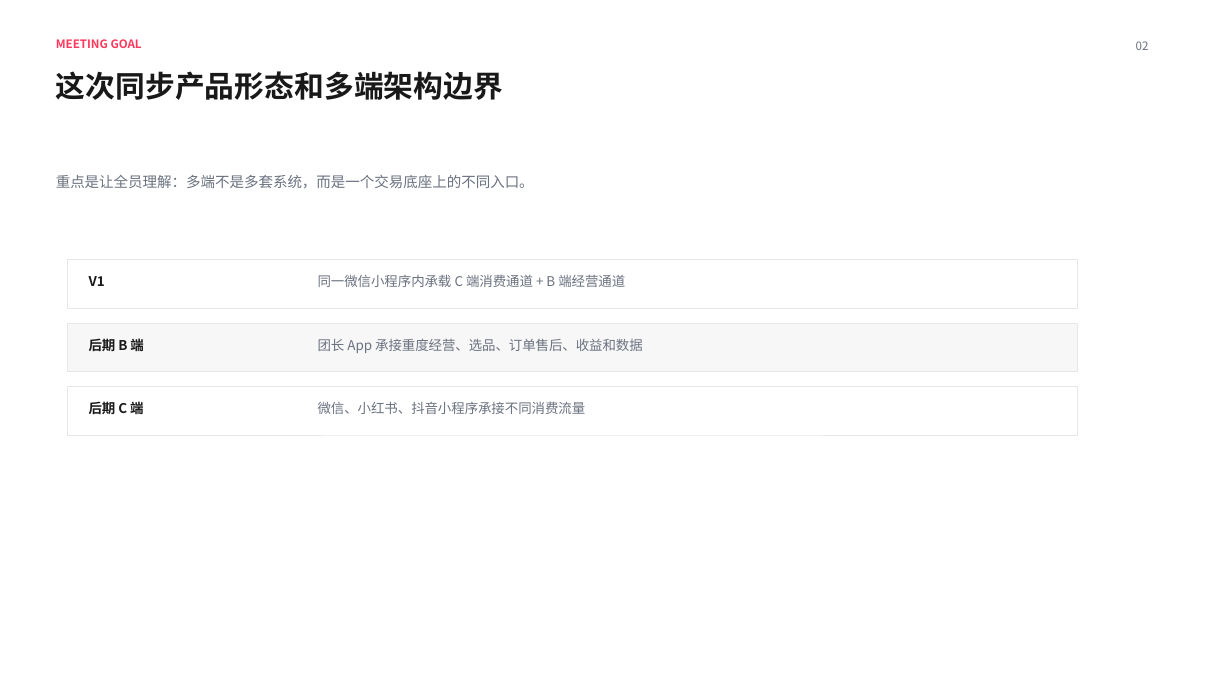
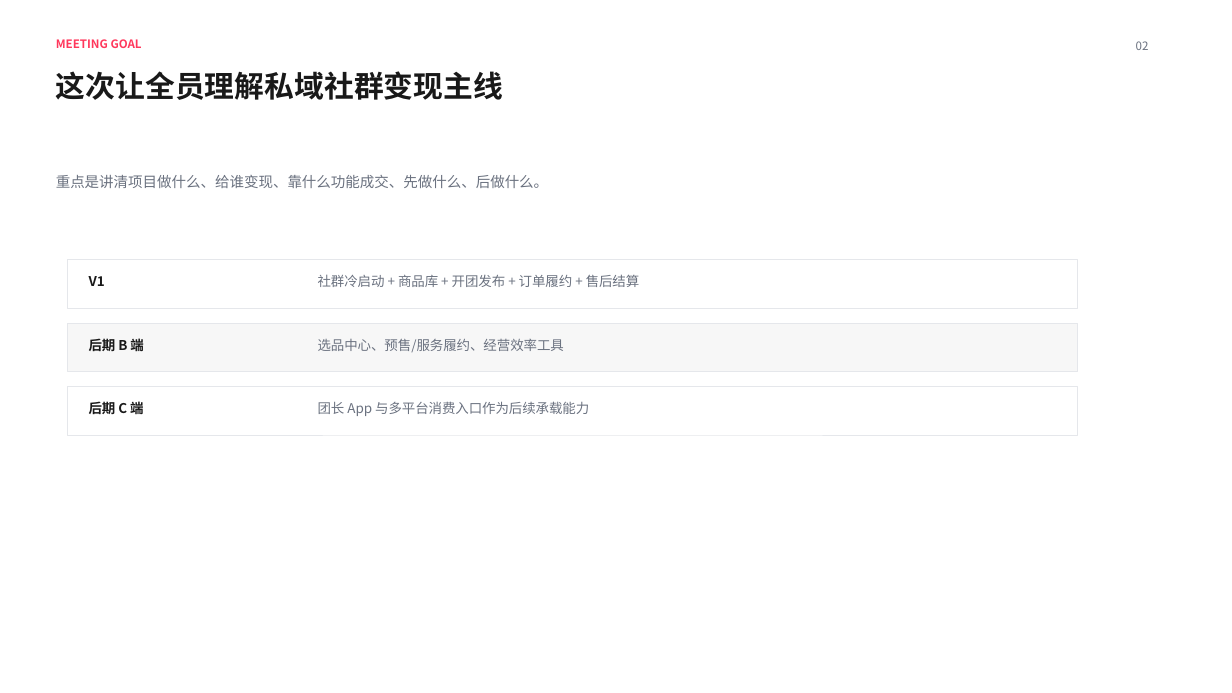
Before and after one commit to 1457513127/codex, a slide deck: slide 2 of 02-项目会/和趣社群店铺三场景产品蓝图同步会.pptx. Drawn at 1232x693 pixels with LibreOffice and Linux fonts; fonts in the diff are those of the drawing. Boxes give left, top, right and bottom in pixels: in the first picture for what was removed or moved away, otherwise in the second. Text is boxed around its words. In the diff, an @@ line names an element or a change of style, - is before the commit and + after.

Commit message:
收敛私域社群变现标题并扩充活动货盘

```diff
--- a/02-项目会/和趣社群店铺三场景产品蓝图同步会.pptx
+++ b/02-项目会/和趣社群店铺三场景产品蓝图同步会.pptx
@@ text at bbox=[56, 71, 503, 100]: text changed @@
-这次同步产品形态和多端架构边界
+这次让全员理解私域社群变现主线
@@ text at bbox=[56, 175, 548, 188]: text changed @@
-重点是让全员理解：多端不是多套系统，而是一个交易底座上的不同入口。
+重点是讲清项目做什么、给谁变现、靠什么功能成交、先做什么、后做什么。
@@ text at bbox=[318, 274, 640, 287]: text changed @@
-同一微信小程序内承载 C 端消费通道 + B 端经营通道
+社群冷启动 + 商品库 + 开团发布 + 订单履约 + 售后结算
@@ text at bbox=[318, 339, 564, 352]: text changed @@
-团长 App 承接重度经营、选品、订单售后、收益和数据
+选品中心、预售/服务履约、经营效率工具
@@ text at bbox=[318, 401, 589, 416]: text changed @@
-微信、小红书、抖音小程序承接不同消费流量
+团长 App 与多平台消费入口作为后续承载能力
```
Also in this commit, not shown: 14 other slides changed, 6 other files.
